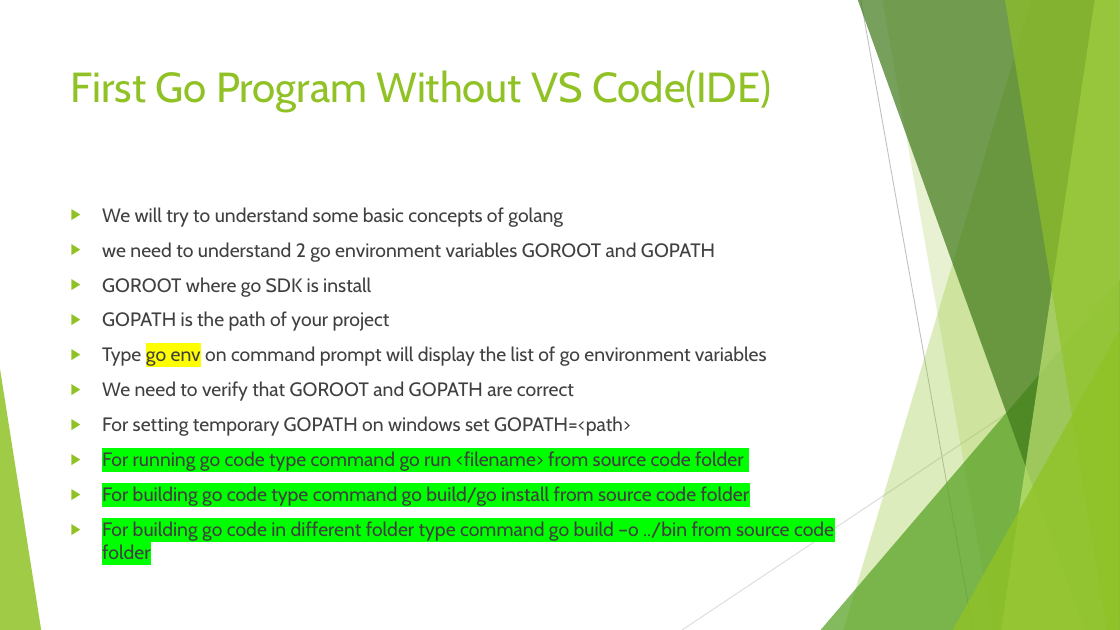
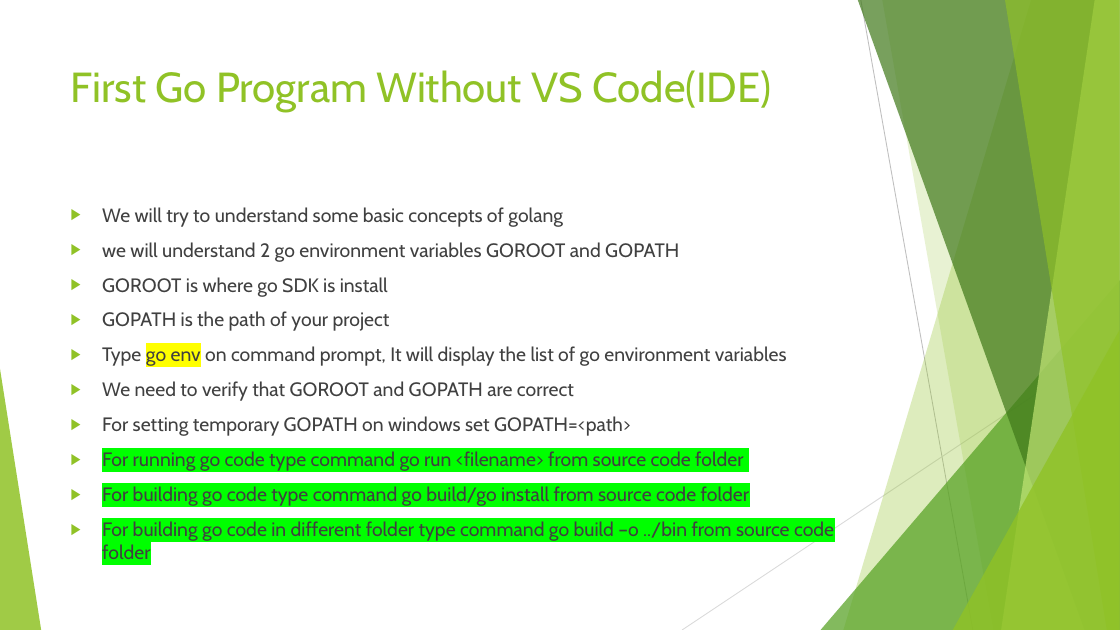
Before and after one commit to vivekdubeydeveloper/goquickstart, a slide deck: slide 6 of goquickstart.pptx. Drawn at 1120x630 pixels with LibreOffice and Linux fonts; fonts in the diff are those of the drawing. Boxes give left, top, right and bottom in pixels: in the first picture for what was removed or moved away, otherwise in the second. Text is boxed around its words. In the diff, an @@ line names an element or a change of style, - is before the commit and + after.

```diff
--- a/goquickstart.pptx
+++ b/goquickstart.pptx
@@ text at box(102, 242, 679, 297): text changed @@
-▶ we need to understand 2 go environment variables GOROOT and GOPATH
-▶ GOROOT where go SDK is install
+▶ we will understand 2 go environment variables GOROOT and GOPATH
+▶ GOROOT is where go SDK is install
@@ text at box(102, 346, 787, 366): text changed @@
-▶ Type go env on command prompt will display the list of go environment variables
+▶ Type go env on command prompt, It will display the list of go environment variables
```
Also in this commit, not shown: 7 other slides changed.
